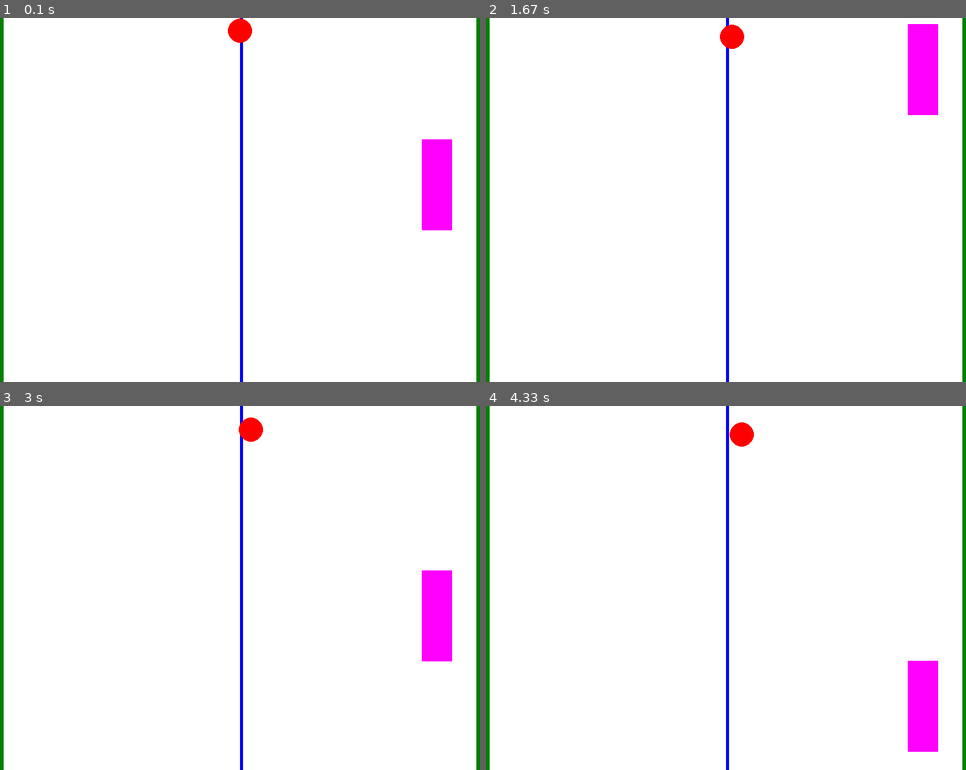
Above: before the commit, frames 1-4 (two rows, left to right).
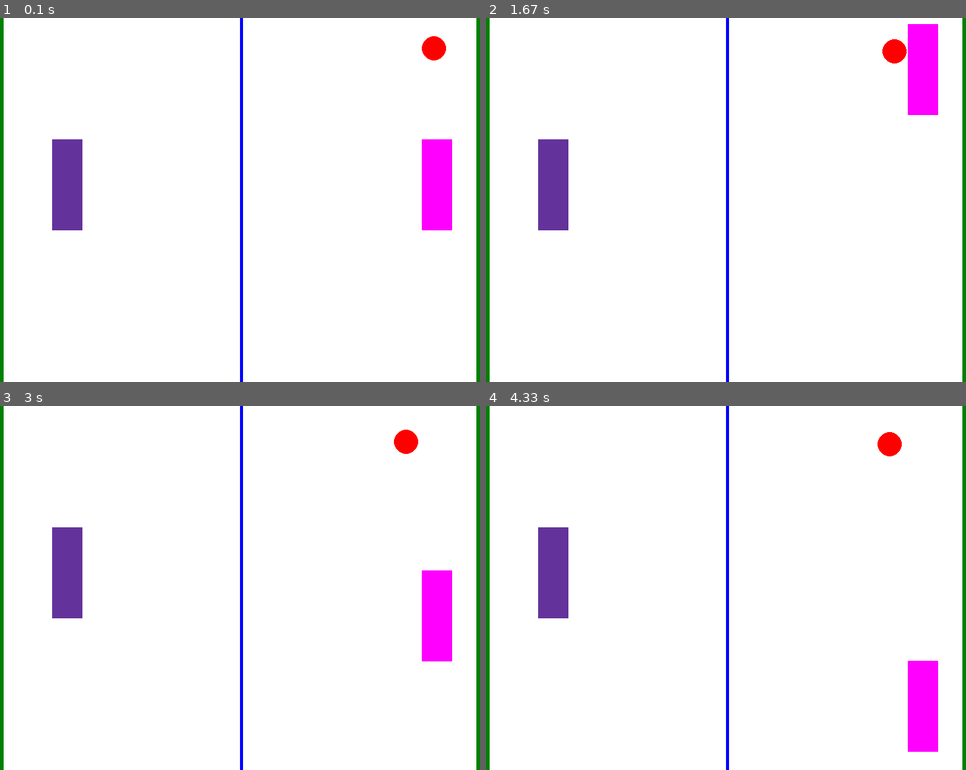
Above: after the commit, the same moments.

Repository: lookinALX/pygameProject
Game: pygame game, started from main.py
Same seed, same stepped clock (60 frames per second), same inputs: the game is played once before the commit and once after it.
Inputs (mouse positions are in pixels of both pictures, inside the frame that each line leads up to):
- Up to frame 1 (0.1 s): no input
- Up to frame 2 (1.67 s): press the mouse at (922, 185) at 0.37 s; move the mouse to (750, 163) at 0.47 s; release the mouse at (577, 145) at 0.6 s; press the mouse at (922, 145) at 0.7 s; move the mouse to (846, 218) at 0.8 s; release the mouse at (769, 291) at 0.93 s; press the mouse at (922, 291) at 1.03 s; move the mouse to (850, 243) at 1.13 s; release the mouse at (778, 200) at 1.27 s; press the mouse at (922, 200) at 1.37 s; move the mouse to (826, 134) at 1.47 s; release the mouse at (730, 68) at 1.6 s
- Up to frame 3 (3 s): press the mouse at (436, 456) at 1.7 s; move the mouse to (331, 588) at 1.8 s; release the mouse at (230, 719) at 1.93 s; press the mouse at (436, 719) at 2.03 s; move the mouse to (268, 682) at 2.13 s; release the mouse at (105, 646) at 2.27 s; press the mouse at (436, 646) at 2.37 s; move the mouse to (364, 562) at 2.47 s; release the mouse at (292, 482) at 2.6 s; press the mouse at (436, 482) at 2.7 s; move the mouse to (432, 547) at 2.8 s; release the mouse at (422, 617) at 2.93 s
- Up to frame 4 (4.33 s): press the mouse at (922, 617) at 3.03 s; move the mouse to (750, 613) at 3.13 s; release the mouse at (572, 609) at 3.27 s; press the mouse at (922, 609) at 3.37 s; move the mouse to (846, 573) at 3.47 s; release the mouse at (774, 537) at 3.6 s; press the mouse at (922, 537) at 3.7 s; move the mouse to (841, 551) at 3.8 s; release the mouse at (764, 566) at 3.93 s; press the mouse at (922, 566) at 4.03 s; move the mouse to (826, 635) at 4.13 s; release the mouse at (735, 704) at 4.27 s

The runs differ from the first frame. In frame 1, 2.1% of the frame differs, in the area x 10-93%, y 0-59%; in frame 2, 2.1%; in frame 3, 2.1%; in frame 4, 2.1%.

Commit message:
ball bug fixed. ball class added

Diff:
--- /dev/null
+++ b/ball.py
@@ -0,0 +1,66 @@
+import pygame
+import constants
+from shapes import Circle
+
+
+class Ball(Circle):
+    def __init__(self, color, x, y, radius, speed_x=0, speed_y=0):
+        super().__init__(color, x, y, radius, speed_x, speed_y)
+        self.radius = radius
+        self.center = [self.x, self.y]
+
+    def move(self):
+        self.x += self.speed_x
+        self.y += self.speed_y
+        self.center = [self.x, self.y]
+        self.change_direction_if_out_of_window()
+
+    def change_direction_if_out_of_window(self):
+        self.center = [self.x, self.y]
+        if self.x - self.radius <= 0 or self.x + self.radius >= constants.SCREEN_WIDTH:
+            self.speed_x = -self.speed_x
+            self.x += self.radius * 0.01 * self.speed_x / abs(self.speed_x)
+        if self.y - self.radius <= 0 or self.y + self.radius >= constants.SCREEN_HEIGHT:
+            self.speed_y = -self.speed_y
+            self.y += self.radius * 0.01 * self.speed_y / abs(self.speed_y)
+
+    def check_collision(self, other_rect):
+        # Находим ближайшую точку от прямоугольника к мячу
+        nearest_x = max(other_rect.x, min(self.x, other_rect.x + other_rect.width))
+        nearest_y = max(other_rect.y, min(self.y, other_rect.y + other_rect.height))
+
+        # Вычисляем расстояние от центра мяча до ближайшей точки
+        distance_x = self.x - nearest_x
+        distance_y = self.y - nearest_y
+
+        # Если расстояние меньше радиуса, то есть коллизия
+        if distance_x**2 + distance_y**2 <= self.radius**2:
+            print('Collision')
+            return True
+        else:
+            return False
+
+    def change_direction_if_collision(self, other_rect):
+        collision_detected = self.check_collision(other_rect)
+
+        if collision_detected:
+            # Определяем сторону столкновения
+            overlap_left = abs(self.x + self.radius - other_rect.x)  # расстояние до левой границы
+            overlap_right = abs(self.x - self.radius - (other_rect.x + other_rect.width))  # до правой границы
+            overlap_top = abs(self.y + self.radius - other_rect.y)  # до верхней границы
+            overlap_bottom = abs(self.y - self.radius - (other_rect.y + other_rect.height))  # до нижней границы
+
+            if min(overlap_top, overlap_bottom) < min(overlap_left, overlap_right):
+                # Вертикальное столкновение (удар сверху или снизу)
+                self.speed_y = -self.speed_y
+                if overlap_top < overlap_bottom:
+                    self.y = other_rect.y - self.radius - 1  # Выносим мяч наверх
+                else:
+                    self.y = other_rect.y + other_rect.height + self.radius + 1  # Выносим мяч вниз
+            else:
+                # Горизонтальное столкновение (удар слева или справа)
+                self.speed_x = -self.speed_x
+                if overlap_left < overlap_right:
+                    self.x = other_rect.x - self.radius - 1  # Выносим мяч влево
+                else:
+                    self.x = other_rect.x + other_rect.width + self.radius + 1  # Выносим мяч вправо
--- a/main.py
+++ b/main.py
@@ -2,6 +2,7 @@
 import shapes
 import constants
 import bot
+import ball
 import player
 
 pygame.init()
@@ -13,9 +14,9 @@
     gates1 = shapes.Rectangle((0, 128, 0), 0, 0, 10, 600,0,0  )
     gates2 = shapes.Rectangle((0, 128, 0), 790, 0, 10, 600, 0, 0)
     middle = shapes.Rectangle((0, 0, 255), 400, 0, 5, 600, 0, 0)
-    circle1 = shapes.Circle(color=(255, 0, 0), x=400, y=21, radius=20, speed_x=0.1, speed_y=0.1)
+    game_ball = ball.Ball(color=(255, 0, 0), x=720, y=50, radius=20, speed_x=0.05, speed_y=0.05)
     main_player = player.Player((255, 0, 255),700, 200, 50, 150, 0, 0)
-    #bot_rocket = bot.Bot((100, 50, 155), 90, 200, 50, 150, 0, 0.08)
+    bot_rocket = bot.Bot((100, 50, 155), 90, 200, 50, 150, 0, 0.08)
     # Бесконечный цикл программы
     running = True
     while running:
@@ -23,29 +24,27 @@
             if event.type == pygame.QUIT:
                 running = False
             if event.type == pygame.MOUSEBUTTONDOWN:
-                # TODO: Подумать если объект столкнулся с мячом то нельзя двигать объект в мяч
                 if main_player.check_collision_with_mouse(pygame.mouse.get_pos()):
                     pygame.mouse.get_rel()
-                    # TODO: Коллизия с мячом сверху (if -> true else -> false)
                     main_player.dragging = True
             if event.type == pygame.MOUSEBUTTONUP:
                 main_player.dragging = False
 
         screen.fill((255, 255, 255))
         """Draw objects"""
-        #bot_rocket.draw(screen)
+        bot_rocket.draw(screen)
         main_player.draw(screen)
         gates1.draw(screen)
         gates2.draw(screen)
         middle.draw(screen)
 
         main_player.drag()
-        circle1.draw(screen)
+        game_ball.draw(screen)
         # Move objects
-        circle1.move()
-        circle1.change_direction_if_collision(main_player)
-        # circle1.change_direction_if_collision(bot_rocket)
-        #bot_rocket.follow_ball(circle1)
+        game_ball.move()
+        game_ball.change_direction_if_collision(main_player)
+        game_ball.change_direction_if_collision(bot_rocket)
+        bot_rocket.follow_ball(game_ball)
 
         pygame.display.update()
 
--- a/player.py
+++ b/player.py
@@ -16,7 +16,6 @@
             if (self.y < mouse_position[1] < self.y + self.height) and (
                     self.x < mouse_position[0] < self.x + self.width):
                 collision_detected = True
-                print("COLLISION!")
         return collision_detected
 
     def drag(self):
--- a/shapes.py
+++ b/shapes.py
@@ -4,7 +4,7 @@
 
 import pygame
 import random
-import math
+from math import fabs
 import constants
 
 pygame.init()  # Запускаем движок
@@ -102,17 +102,6 @@
     def rotate(self, surface, angle):
         pygame.transform.rotate(surface, -angle)
 
-    # TODO: Переписать на мяч!!! Сделать так чтобы было понятно когда коллизия вертикальная когда горизонтальная
-    def check_collision(self, other_rect):
-        collision_detected = False
-        if (self.x + self.width >= other_rect.x and self.y + self.height >= other_rect.y) and (
-                other_rect.y + other_rect.height >= self.y and other_rect.x + other_rect.width >= self.x):
-            collision_detected = True
-            print("COLLISION!")
-        else:
-            collision_detected = False
-        return collision_detected
-
 
 class Square(Rectangle):
     """
@@ -135,7 +124,7 @@
 
 
         def rotate(self, angle):
-             поворот фигуры по чесой стрелке
+             поворот фигуры по часой стрелке
     """
 
     def __init__(self, color, x, y, size, speed_x=0, speed_y=0):
@@ -170,7 +159,7 @@
 
 
         def rotate(self, angle):
-             поворот фигуры по чесой стрелке
+             поворот фигуры по часой стрелке
     """
 
     def __init__(self, color, x, y, radius, speed_x=0, speed_y=0):
@@ -185,33 +174,6 @@
         self.x += self.speed_x
         self.y += self.speed_y
         self.center = [self.x, self.y]
-        self.change_direction_if_out_of_window()
-
-    def change_direction_if_out_of_window(self):
-        self.center = [self.x, self.y]
-        if self.x - self.radius <= 0 or self.x + self.radius >= constants.SCREEN_WIDTH:
-            self.speed_x = -self.speed_x
-        if self.y - self.radius <= 0 or self.y + self.radius >= constants.SCREEN_HEIGHT:
-            self.speed_y = -self.speed_y
 
     def rotate(self, surface, angle):
         pygame.transform.rotate(surface, -angle)
-
-    def check_collision(self, other_rect):
-        collision_detected = False
-        if ((self.x + self.radius >= other_rect.x and self.y + self.radius >= other_rect.y)
-                and (self.x - self.radius < other_rect.x + other_rect.width and
-                     self.y - self.radius < other_rect.y + other_rect.height)):
-            collision_detected = True
-            print("COLLISION!")
-        else:
-            collision_detected = False
-        return collision_detected
-
-    def change_direction_if_collision(self, other_rect):
-        collision_detected = self.check_collision(other_rect)
-        if collision_detected:
-            if other_rect.y <= self.y <= other_rect.y + other_rect.height:
-                self.speed_x = -self.speed_x
-            else:
-                self.speed_y = -self.speed_y
